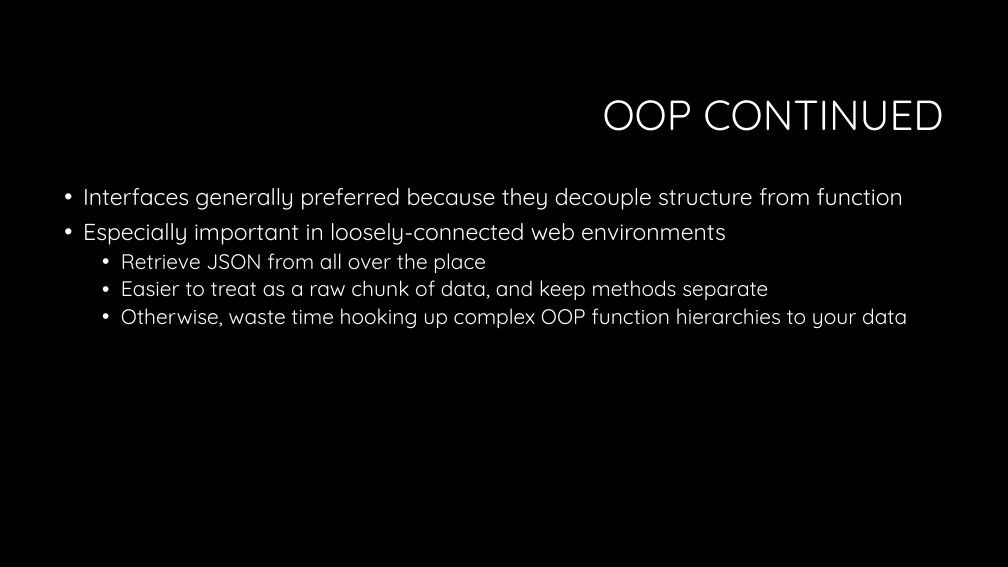
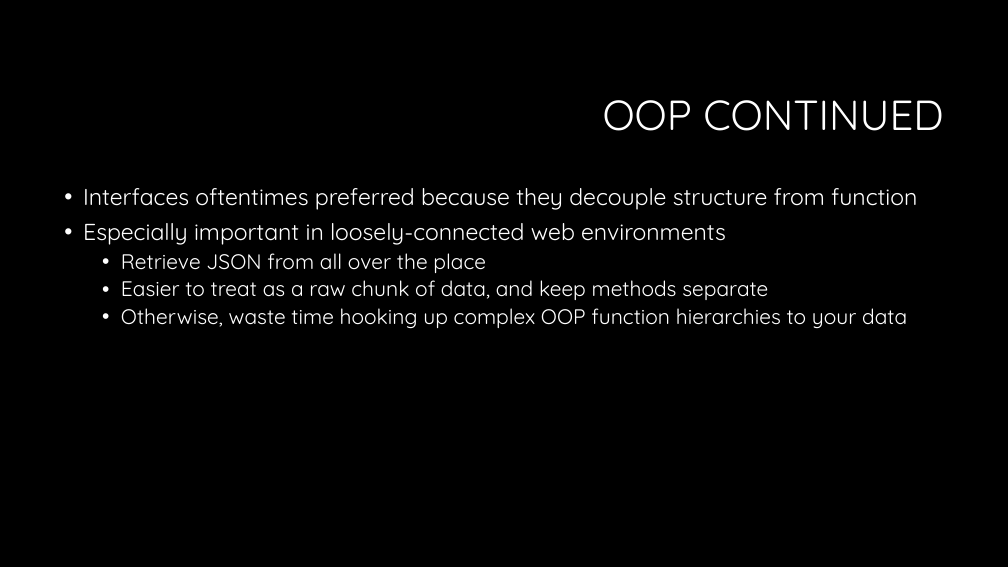
Before and after one commit to RonPenton/intro-to-typescript, a slide deck: slide 40 of Web development with Typescript.pptx (slide 38 before the commit). Drawn at 1008x567 pixels with LibreOffice and Linux fonts; fonts in the diff are those of the drawing; background and template pictures are left out. Boxes give left, top, right and bottom in pixels: in the first picture for what was removed or moved away, otherwise in the second. Text is boxed around its words. In the diff, an @@ line names an element or a change of style, - is before the commit and + after.

```diff
--- a/Web development with Typescript.pptx
+++ b/Web development with Typescript.pptx
@@ text at (83, 188, 917, 210): text changed @@
-• Interfaces generally preferred because they decouple structure from function
+• Interfaces oftentimes preferred because they decouple structure from function
```
Also in this commit, not shown: 18 other slides changed, 3 slides added, 2 slides removed.
